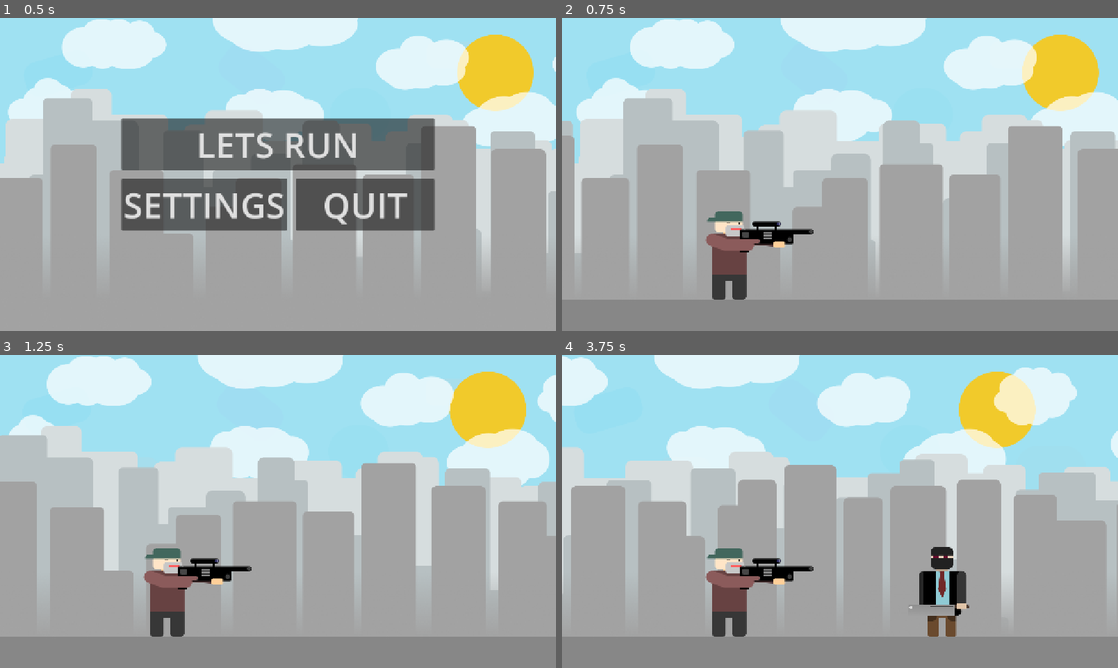
Above: before the commit, frames 1-4 (two rows, left to right).
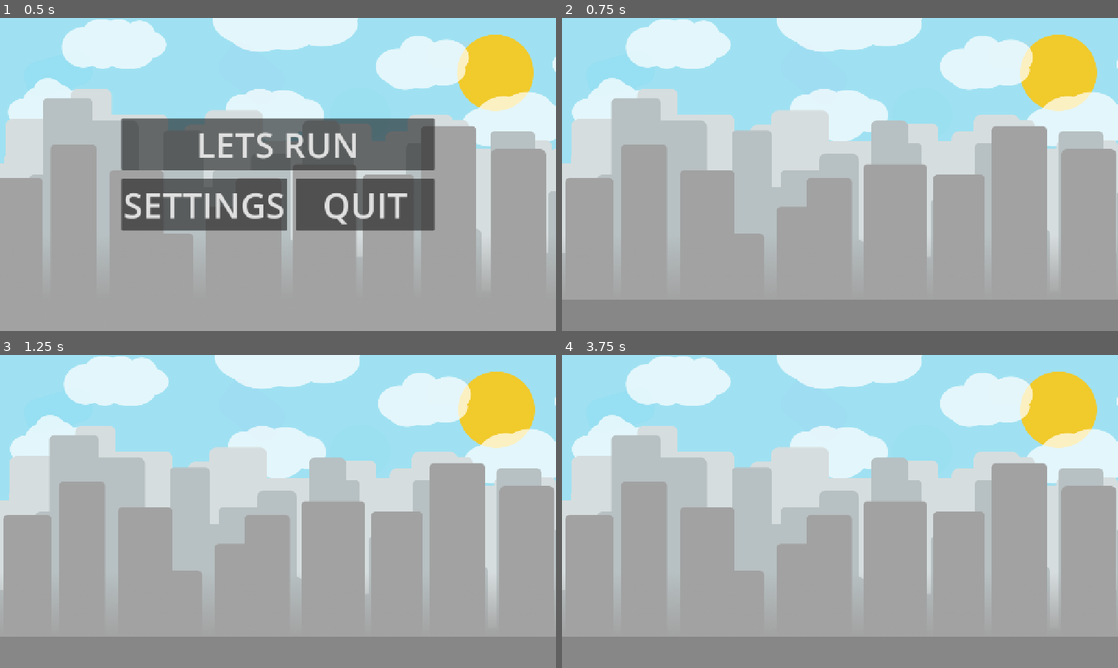
Above: after the commit, the same moments.

Repository: Gafum/against-order
Game: Godot game, scene res://Scripts/Scenes/Start menu/Start_menu.tscn
The game is run twice, just before and just after one commit, with the same random seed, the same clock (stepped at 60 frames per second) and the same inputs.
Inputs (mouse positions are in pixels of both pictures, inside the frame that each line leads up to):
- Up to frame 1 (0.5 s): no input
- Up to frame 2 (0.75 s): click "LETS RUN" at 0.5 s
- Up to frame 3 (1.25 s): no input
- Up to frame 4 (3.75 s): tap Enter (ui_accept) at 1.25, 1.52, 2.27 s; move the mouse to (962, 495) at 1.27 s; press the mouse at (962, 495) at 1.28 s; move the mouse to (728, 527) at 2.02 s; release the mouse at (728, 527) at 2.03 s; click (728, 527) at 2.1 s; move the mouse to (1023, 461) at 2.77 s; press the mouse at (1023, 461) at 2.78 s; move the mouse to (1040, 592) at 3.52 s; release the mouse at (1040, 592) at 3.53 s; click (1040, 592) at 3.6 s

Frame 1 is identical in both runs. In frame 2, 16% of the frame differs, in the area x 0-100%, y 0-90%; in frame 3, 29%; in frame 4, 44%.
Error after the commit: Invalid access to property or key 'global_position' on a base object of type 'null instance'. (res://Scripts/Scenes/Gameplay/gameplay.gd:24)

Commit message:
added some icons and fixed spawn added some new objects

Diff:
--- a/Scripts/Characters/Player/player.gd
+++ b/Scripts/Characters/Player/player.gd
@@ -1,10 +1,10 @@
 extends CharacterBody2D
 
-const JUMP_VELOCITY = -1600.0
+const JUMP_VELOCITY = -1200.0
 
 func _physics_process(delta: float) -> void:
 	velocity += get_gravity() * delta
-	if is_on_floor():
+	if is_on_floor_only():
 		if Input.is_action_pressed("ui_accept"):
 			velocity.y = JUMP_VELOCITY
 	move_and_slide()
--- a/Scripts/Environment/Obstacles/BaseObstacle/base_obstacle.tscn
+++ b/Scripts/Environment/Obstacles/BaseObstacle/base_obstacle.tscn
@@ -3,8 +3,8 @@
 [ext_resource type="Script" uid="uid://tq5tcy0cxyqj" path="res://Scripts/Environment/Obstacles/BaseObstacle/base_obstacle.tres.gd" id="1_enljr"]
 
 [sub_resource type="CapsuleShape2D" id="CapsuleShape2D_6eemx"]
-radius = 79.0
-height = 292.0
+radius = 98.86714
+height = 291.0891
 
 [node name="BaseObstacle" type="CharacterBody2D"]
 input_pickable = true
--- /dev/null
+++ b/Scripts/Environment/Obstacles/StaticObstacles/Blocks/Barrel/barrel.tscn
@@ -0,0 +1,22 @@
+[gd_scene load_steps=4 format=3 uid="uid://dtx3dbrp3pti8"]
+
+[ext_resource type="PackedScene" uid="uid://cm4eqq2scuw0i" path="res://Scripts/Environment/Obstacles/StaticObstacles/Blocks/StandartBlock/block.tscn" id="1_rdrsk"]
+[ext_resource type="Texture2D" uid="uid://bdmvayslwn1yx" path="res://assets/Obstacles/StaticObstacles/Blocks/barrel.png" id="2_1cl8x"]
+
+[sub_resource type="CapsuleShape2D" id="CapsuleShape2D_tvsqv"]
+radius = 84.25
+height = 206.0
+
+[node name="Barrel" instance=ExtResource("1_rdrsk")]
+
+[node name="Sprite" parent="." index="0"]
+position = Vector2(-91, -202)
+texture = ExtResource("2_1cl8x")
+
+[node name="CollisionShape2D" parent="." index="1"]
+position = Vector2(0.75, -102)
+shape = SubResource("CapsuleShape2D_tvsqv")
+
+[node name="VisibleOnScreenEnabler2D" parent="." index="2"]
+position = Vector2(-10, 5.0000005)
+rect = Rect2(-10.066948, -142.93333, 23.98668, 139.5463)
--- /dev/null
+++ b/Scripts/Environment/Obstacles/StaticObstacles/Blocks/StandartBlock/block.gd
@@ -0,0 +1,6 @@
+extends "res://Scripts/Environment/Obstacles/BaseObstacle/base_obstacle.tres.gd"
+
+func _ready() -> void:
+	var new_scale: float = randf_range(0.35, 0.6)
+
+	self.scale = Vector2(new_scale, new_scale)
--- a/Scripts/Environment/Obstacles/StaticObstacles/Blocks/block.tscn
+++ b/Scripts/Environment/Obstacles/StaticObstacles/Blocks/StandartBlock/block.tscn
@@ -1,22 +1,24 @@
-[gd_scene load_steps=4 format=3 uid="uid://cm4eqq2scuw0i"]
+[gd_scene load_steps=5 format=3 uid="uid://cm4eqq2scuw0i"]
 
 [ext_resource type="PackedScene" uid="uid://cs5kqdaqi4842" path="res://Scripts/Environment/Obstacles/BaseObstacle/base_obstacle.tscn" id="1_mbhnw"]
 [ext_resource type="Texture2D" uid="uid://iwplunmcfd4d" path="res://assets/Obstacles/StaticObstacles/Blocks/block.png" id="2_ggnkp"]
+[ext_resource type="Script" uid="uid://lpscm1vplkuc" path="res://Scripts/Environment/Obstacles/StaticObstacles/Blocks/StandartBlock/block.gd" id="2_ggo33"]
 
 [sub_resource type="RectangleShape2D" id="RectangleShape2D_ggo33"]
 size = Vector2(189, 189)
 
 [node name="Block" instance=ExtResource("1_mbhnw")]
+script = ExtResource("2_ggo33")
 
-[node name="Block" type="Sprite2D" parent="." index="0"]
-position = Vector2(-103, -198)
+[node name="Sprite" type="Sprite2D" parent="." index="0"]
+position = Vector2(-93, -189)
 texture = ExtResource("2_ggnkp")
 centered = false
 
 [node name="CollisionShape2D" parent="." index="1"]
-position = Vector2(0.5, -94.5)
+position = Vector2(0.5, -95.5)
 shape = SubResource("RectangleShape2D_ggo33")
 
 [node name="VisibleOnScreenEnabler2D" parent="." index="2"]
-position = Vector2(-13, 6)
+position = Vector2(-13, 5.0000005)
 rect = Rect2(-10.066948, -132.09479, 23.98668, 128.03033)
--- a/Scripts/Environment/Obstacles/StaticObstacles/FlyingObstacles/Drons/drone.gd
+++ b/Scripts/Environment/Obstacles/StaticObstacles/FlyingObstacles/Drons/drone.gd
@@ -3,6 +3,10 @@
 func _ready() -> void:
 	self.position.y -= get_viewport().get_visible_rect().size.y/2
 
+func _physics_process(delta: float) -> void:
+	if(self.position.y < 500):
+		self.position.y += delta*120 *(get_viewport().get_visible_rect().size.x/1280)
+
 func _input_event(_viewport: Viewport, event: InputEvent, _shape_idx: int) -> void:
 	if event.is_action_pressed("click"):
 		queue_free()
--- a/Scripts/Environment/Obstacles/StaticObstacles/FlyingObstacles/Drons/drone.tscn
+++ b/Scripts/Environment/Obstacles/StaticObstacles/FlyingObstacles/Drons/drone.tscn
@@ -5,18 +5,20 @@
 [ext_resource type="Texture2D" uid="uid://c44b4xw24btc6" path="res://assets/Obstacles/StaticObstacles/FlyingObstacles/Drons/Drone1.png" id="3_w38uy"]
 
 [sub_resource type="RectangleShape2D" id="RectangleShape2D_ydlvl"]
-size = Vector2(384, 127)
+size = Vector2(264, 86.75)
 
 [node name="Drone" instance=ExtResource("1_jgj73")]
 script = ExtResource("2_rnt7c")
 
 [node name="CollisionShape2D" parent="." index="0"]
-position = Vector2(2, -63.5)
+position = Vector2(0, -43.625)
 shape = SubResource("RectangleShape2D_ydlvl")
 
 [node name="VisibleOnScreenEnabler2D" parent="." index="1"]
-rect = Rect2(-23.738113, -20.999695, 47.724792, 86.030975)
+position = Vector2(-3.9999998, -67.00001)
+rect = Rect2(-16.032547, -13.548176, 34.426476, 58.639988)
 
 [node name="Drone1" type="Sprite2D" parent="." index="2"]
-position = Vector2(0, -61)
+position = Vector2(0, -42.999996)
+scale = Vector2(0.6885246, 0.68852466)
 texture = ExtResource("3_w38uy")
--- a/Scripts/Environment/Obstacles/Villains/Villain1/villain_1.tscn
+++ b/Scripts/Environment/Obstacles/Villains/Villain1/villain_1.tscn
@@ -20,19 +20,23 @@
 "speed": 5.0
 }]
 
+[sub_resource type="RectangleShape2D" id="RectangleShape2D_knfil"]
+size = Vector2(130.793, 292.07922)
+
 [node name="Villain1" instance=ExtResource("1_gcifs")]
 script = ExtResource("2_jqeu3")
 
-[node name="CollisionShape2D" parent="." index="0"]
-position = Vector2(0, -147)
-scale = Vector2(0.971, 1.01)
-
-[node name="AnimatedSprite2D" type="AnimatedSprite2D" parent="CollisionShape2D" index="0"]
-position = Vector2(-117.40473, -146.53467)
-scale = Vector2(1.0298661, 0.990099)
+[node name="AnimatedSprite2D" type="AnimatedSprite2D" parent="." index="0"]
+position = Vector2(-114, -295)
+scale = Vector2(0.96129, 0.9999)
 sprite_frames = SubResource("SpriteFrames_a6j6c")
 animation = &"Idle"
 centered = false
 
-[node name="VisibleOnScreenEnabler2D" parent="." index="1"]
-rect = Rect2(-10.066948, -135.48184, 21.252447, 200.51312)
+[node name="CollisionShape2D" parent="." index="1"]
+position = Vector2(8.5, -147.5)
+scale = Vector2(0.971, 1.01)
+shape = SubResource("RectangleShape2D_knfil")
+
+[node name="VisibleOnScreenEnabler2D" parent="." index="2"]
+rect = Rect2(-10.066948, -135.48184, 20.382463, 200.51312)
--- a/Scripts/Scenes/Gameplay/gameplay.gd
+++ b/Scripts/Scenes/Gameplay/gameplay.gd
@@ -1,7 +1,7 @@
 extends Node2D
 
 const VILLAIN_Y := 648
-const MIN_SPEED := 760
+const MIN_SPEED := 750
 
 @onready var player:CharacterBody2D = $Player
 @onready var camera:Camera2D = $Camera2D
@@ -11,11 +11,12 @@
 	preload("res://Scripts/Environment/Obstacles/StaticObstacles/Liquid/toxic_water.tscn"),
 	preload("res://Scripts/Environment/Obstacles/Villains/Villain1/villain_1.tscn"),
 	preload("res://Scripts/Environment/Obstacles/StaticObstacles/Traps/trap1.tscn"),
-	preload("res://Scripts/Environment/Obstacles/StaticObstacles/Blocks/block.tscn"),
+	preload("res://Scripts/Environment/Obstacles/StaticObstacles/Blocks/StandartBlock/block.tscn"),
 	preload("res://Scripts/Environment/Obstacles/StaticObstacles/FlyingObstacles/Drons/drone.tscn"),
+	preload("res://Scripts/Environment/Obstacles/StaticObstacles/Blocks/Barrel/barrel.tscn")
 ]
 
-var speed := 760.0
+var speed := 770.0
 
 var next_villain_x_position: float = 1500.0
 
@@ -38,7 +39,7 @@
 		return
 
 	# set the next position of the villain
-	next_villain_x_position = int(player_x + speed + randi_range(-14, 10))
+	next_villain_x_position = int(player_x + speed + randi_range(0, 200))
 
 	var new_villain_object = VILLAIN_LIST[randi_range(0, VILLAIN_LIST.size()-1)]
 
--- a/Scripts/Scenes/Gameplay/gameplay.tscn
+++ b/Scripts/Scenes/Gameplay/gameplay.tscn
@@ -1,19 +1,14 @@
-[gd_scene load_steps=5 format=3 uid="uid://uhggkkl8v0fn"]
+[gd_scene load_steps=4 format=3 uid="uid://uhggkkl8v0fn"]
 
 [ext_resource type="PackedScene" uid="uid://2virpwroqmfv" path="res://Scripts/Environment/MainParallaxBackgroung/main_parallax_background.tscn" id="1_5lja5"]
 [ext_resource type="Script" uid="uid://b1134d1r0wiwq" path="res://Scripts/Scenes/Gameplay/gameplay.gd" id="1_vf3l0"]
 [ext_resource type="PackedScene" uid="uid://do8f5msxpoylu" path="res://Scripts/Environment/Objects/Floor/floor.tscn" id="2_nr0xe"]
-[ext_resource type="PackedScene" uid="uid://c2o1mm0e8uchg" path="res://Scripts/Characters/Player/player.tscn" id="3_vf3l0"]
 
 [node name="Gameplay" type="Node2D"]
 script = ExtResource("1_vf3l0")
 
 [node name="MainParallaxBackground" parent="." instance=ExtResource("1_5lja5")]
 scroll_ignore_camera_zoom = true
-
-[node name="Player" parent="." instance=ExtResource("3_vf3l0")]
-position = Vector2(130, 648)
-scale = Vector2(0.9, 0.9)
 
 [node name="Camera2D" type="Camera2D" parent="."]
 physics_interpolation_mode = 2
--- a/Scripts/Scenes/Start menu/Start_menu.tscn
+++ b/Scripts/Scenes/Start menu/Start_menu.tscn
@@ -1,11 +1,13 @@
-[gd_scene load_steps=5 format=3 uid="uid://b2s7ltk2yd4dl"]
+[gd_scene load_steps=6 format=3 uid="uid://b2s7ltk2yd4dl"]
 
 [ext_resource type="PackedScene" uid="uid://2virpwroqmfv" path="res://Scripts/Environment/MainParallaxBackgroung/main_parallax_background.tscn" id="1_6lqpt"]
+[ext_resource type="Script" uid="uid://b5wstbgvkjasu" path="res://Scripts/Scenes/Start menu/start_menu.gd" id="1_xx3y7"]
 [ext_resource type="Script" uid="uid://lux33h8y58bn" path="res://Scripts/Environment/MainParallaxBackgroung/start_menu_parallax_bg.gd" id="2_6lqpt"]
 [ext_resource type="Script" uid="uid://pkwt8v0rxqrt" path="res://Scripts/Scenes/Start menu/play.gd" id="2_cgf0a"]
 [ext_resource type="Script" uid="uid://bp0nsx5h3b1yx" path="res://Scripts/Scenes/Start menu/quit.gd" id="3_4imxk"]
 
 [node name="Node2D" type="Node2D"]
+script = ExtResource("1_xx3y7")
 
 [node name="MainParallaxBackground" parent="." instance=ExtResource("1_6lqpt")]
 script = ExtResource("2_6lqpt")
--- /dev/null
+++ b/Scripts/Scenes/Start menu/start_menu.gd
@@ -0,0 +1,4 @@
+extends Node2D
+
+func _ready() -> void:
+	randomize()
--- a/project.godot
+++ b/project.godot
@@ -14,8 +14,11 @@
 run/main_scene="uid://b2s7ltk2yd4dl"
 config/features=PackedStringArray("4.5", "GL Compatibility")
 run/max_fps=60
-boot_splash/bg_color=Color(0.26863742, 0.66072106, 0.5134275, 1)
-boot_splash/size/viewport_height=500
+boot_splash/bg_color=Color(0.13333334, 0.33333334, 0.3764706, 1)
+boot_splash/fullsize=false
+boot_splash/use_filter=false
+boot_splash/image="uid://c8kyvdly8cki2"
+config/icon="uid://b121ur6g2ijsp"
 
 [display]
 
Not shown, added: Scripts/Environment/Obstacles/StaticObstacles/Blocks/StandartBlock/block.gd.uid
Not shown: 1 places in Scripts/Environment/Obstacles/Villains/Villain1/villain_1.tscn that only renumber resources
Not shown, added: Scripts/Scenes/Start menu/start_menu.gd.uid
Binary file added: assets/Icons/IconHead.png
Not shown, added: assets/Icons/IconHead.png.import
Binary file added: assets/Icons/icon.png
Not shown, changed: assets/Icons/icon.png.import
Renamed: icon.svg -> assets/Icons/icon.svg
Not shown, added: assets/Icons/icon.svg.import
Binary file added: assets/Obstacles/StaticObstacles/Blocks/barrel.png
Not shown, added: assets/Obstacles/StaticObstacles/Blocks/barrel.png.import
Binary file changed: assets/Obstacles/StaticObstacles/Blocks/block.png
